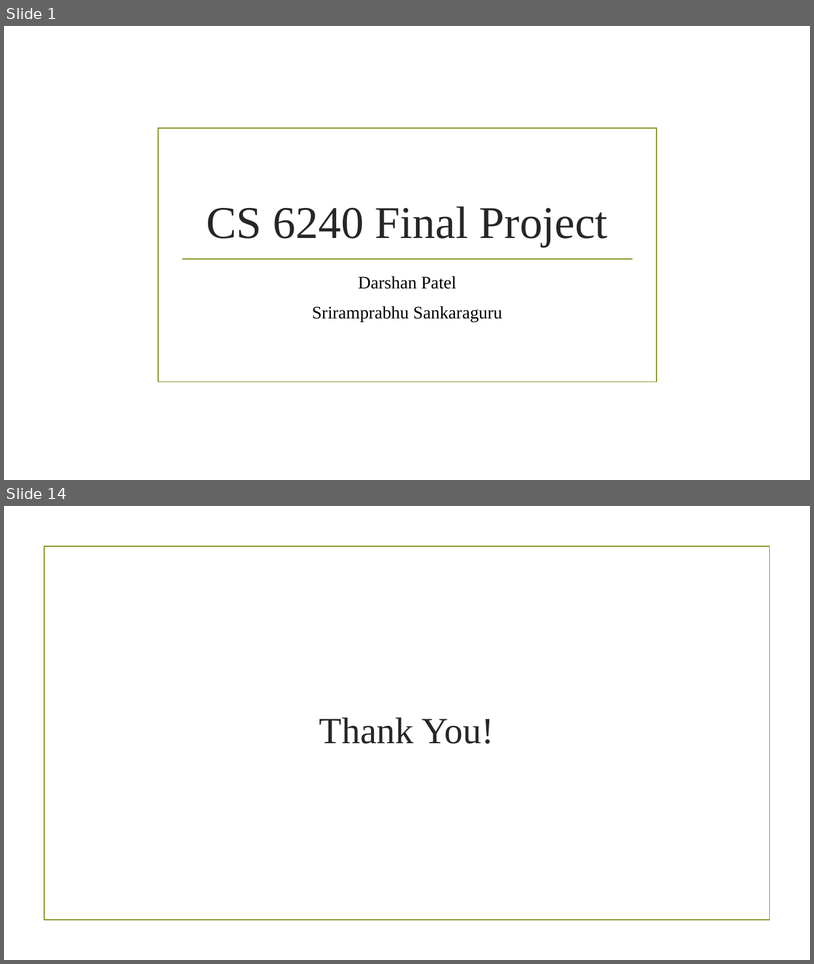
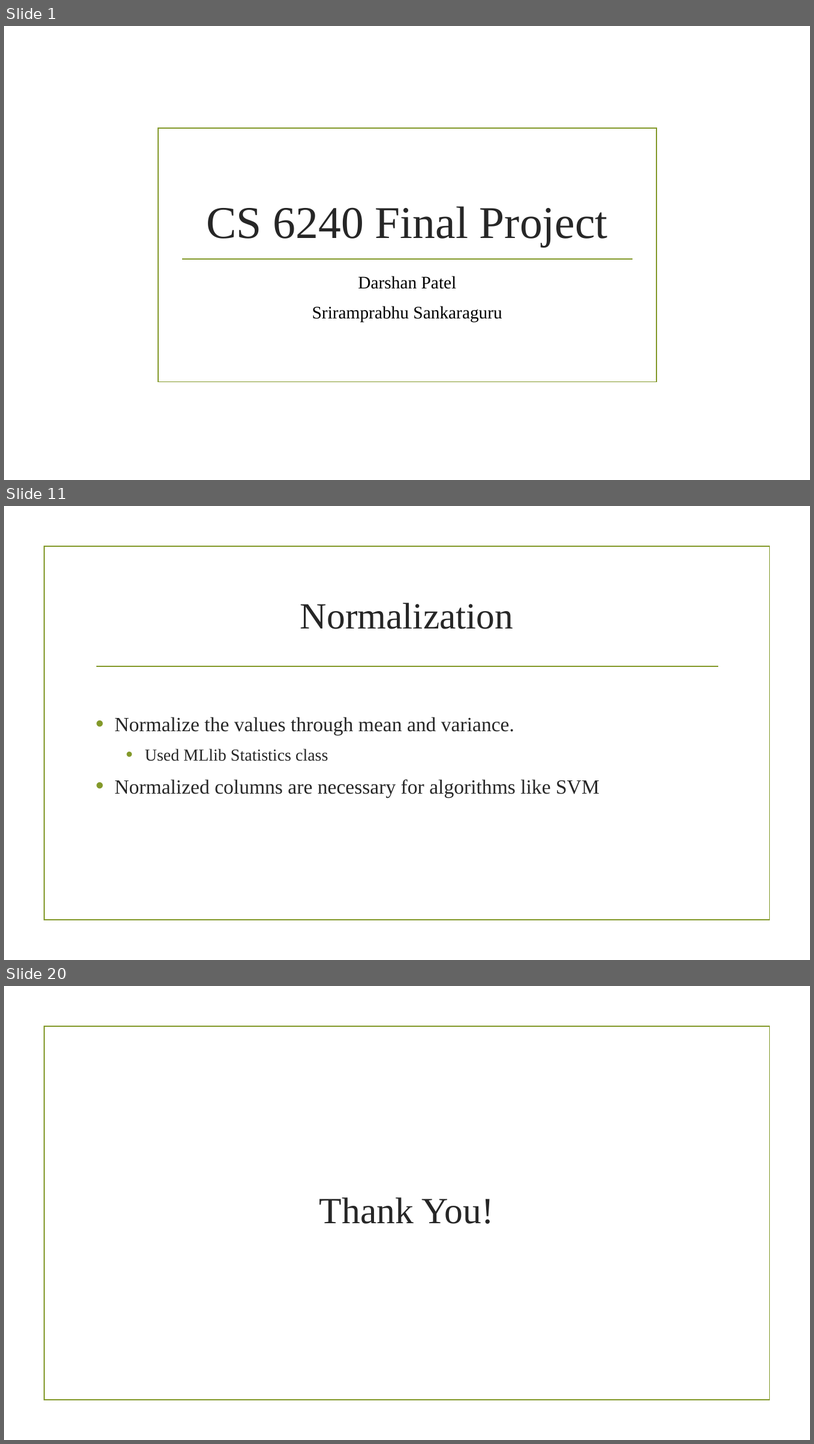
Before and after one commit to darshandpatel/eBird, a slide deck: PatelSankaraguru.pptx. Shown one above the other, each under a label of ours: slides 1 and 14 before the commit, slides 1, 11 and 20 after it; the slides between them are not shown. The pictures are 814x964 and 814x1444 pixels, drawn with LibreOffice and Linux fonts; fonts in the diff are those of the drawing; background and template pictures are left out. Boxes give left, top, right and bottom in pixels: in the first picture for what was removed or moved away, otherwise in the second. Text is boxed around its words. In the diff, an @@ line names an element or a change of style, - is before the commit and + after.

```diff
--- a/PatelSankaraguru.pptx
+++ b/PatelSankaraguru.pptx
@@ slide 11 added at bbox=[4, 506, 810, 960], background picture (left out); not listed: 1 template element that a slide beside it also shows @@
@@ title added at bbox=[300, 603, 513, 629], 44 pt, text #262626 @@
+Normalization
@@ line added from (96, 666) to (719, 666), #83992A 1.25 pt @@
@@ text added at bbox=[114, 717, 600, 797], 24 pt, text #262626 @@
+• Normalize the values through mean and variance.
+  • Used MLlib Statistics class
+• Normalized columns are necessary for algorithms like SVM
@@ what was slide 14 is now slide 20 @@
```
Also in this commit, not shown: 8 slides changed, 9 other slides added, 4 slides removed, 5 other files.
